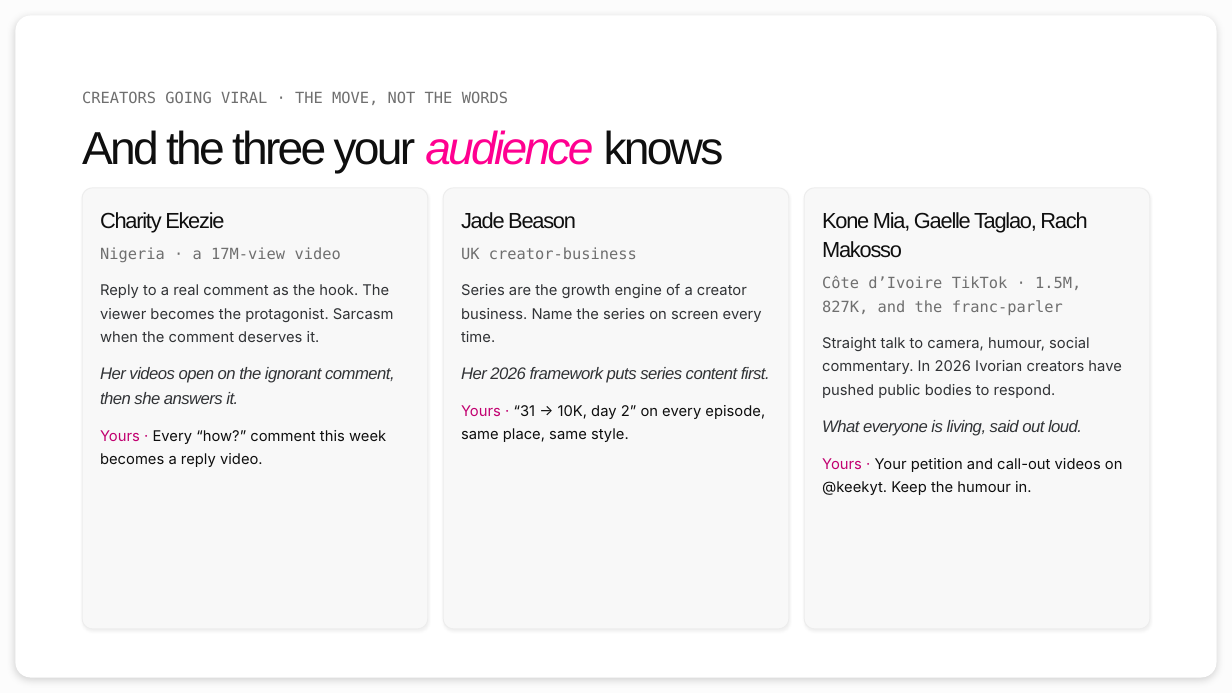
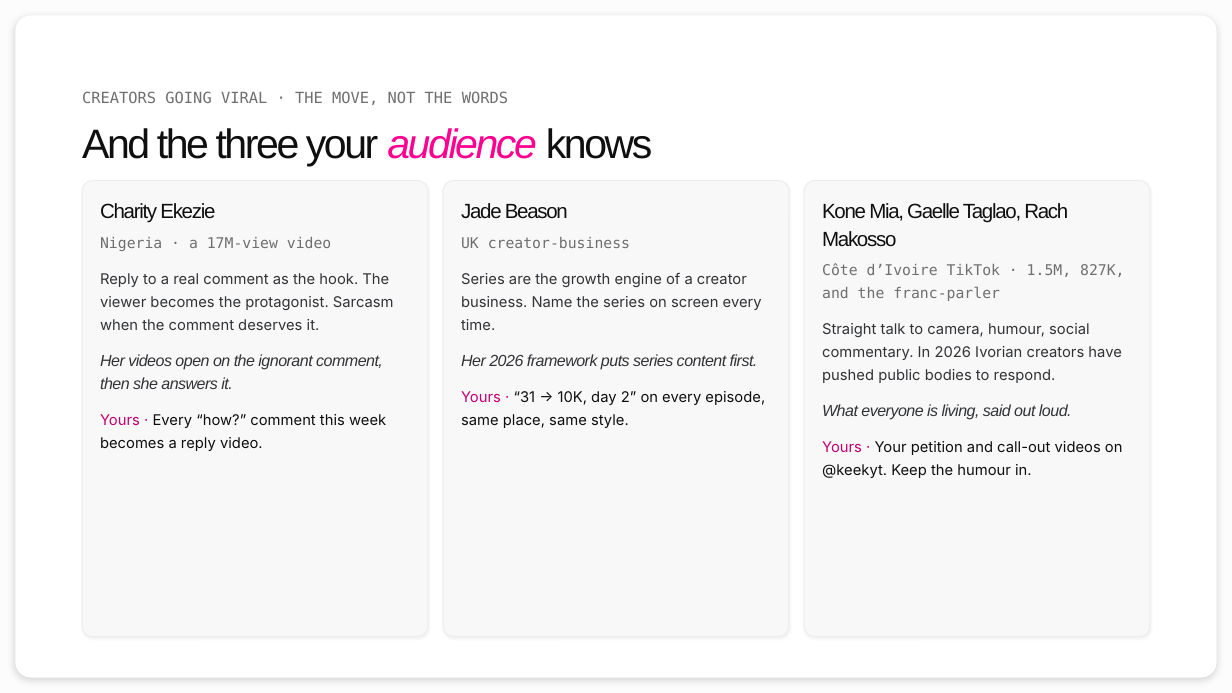
Before and after one commit to kreeative/kreeative-, a slide deck: slide 9 of content/2026-10/hook-deck.pptx. Drawn at 1232x693 pixels with LibreOffice and Linux fonts; fonts in the diff are those of the drawing. Boxes give left, top, right and bottom in pixels: in the first picture for what was removed or moved away, otherwise in the second. Text is boxed around its words. In the diff, an @@ line names an element or a change of style, - is before the commit and + after.

Commit message:
Hook deck: more room in the creator cards

```diff
--- a/content/2026-10/hook-deck.pptx
+++ b/content/2026-10/hook-deck.pptx
@@ text "And the three your audience ..." at <box>82,128,653,167</box>: size 36 to 32 pt, letter spacing -2.2 to -1.9 pt @@
@@ rounded rectangle: place and size @@
-rounded rectangle at <box>82,188,428,628</box>
+rounded rectangle at <box>82,181,428,637</box>
@@ text "Charity Ekezie": place and size @@
-text "Charity Ekezie" at <box>100,212,395,467</box>
+text "Charity Ekezie" at <box>100,203,394,451</box>
@@ text "Charity Ekezie" at <box>100,203,394,451</box>: size 17 to 16 pt in "Charity Ekezie"; size 12 to 11.5 pt in "Nigeria · a 17M-view video"; size 13 to 12.5 pt in "Her videos open on the ignorant comment, ..."; line spacing 1.32 to 1.3; line spacing 1.25 to 1.22 @@
@@ rounded rectangle: place and size @@
-rounded rectangle at <box>444,188,789,628</box>
+rounded rectangle at <box>444,181,789,637</box>
@@ text "Jade Beason": place and size @@
-text "Jade Beason" at <box>461,212,770,419</box>
+text "Jade Beason" at <box>461,203,765,405</box>
@@ text "Jade Beason" at <box>461,203,765,405</box>: size 17 to 16 pt in "Jade Beason"; size 12 to 11.5 pt in "UK creator-business"; size 13 to 12.5 pt in "Her 2026 framework puts series content first."; line spacing 1.32 to 1.3; line spacing 1.25 to 1.22 @@
@@ rounded rectangle: place and size @@
-rounded rectangle at <box>804,188,1150,628</box>
+rounded rectangle at <box>804,181,1150,637</box>
@@ text "Kone Mia, Gaelle Taglao, Rach ...": place and size @@
-text "Kone Mia, Gaelle Taglao, Rach ..." at <box>822,300,1123,495</box>
+text "Kone Mia, Gaelle Taglao, Rach ..." at <box>822,203,1124,478</box>
@@ text "Kone Mia, Gaelle Taglao, Rach ..." at <box>822,203,1124,478</box>: size 17 to 16 pt in "Kone Mia, Gaelle Taglao, Rach Makosso"; size 12 to 11.5 pt in "Côte d’Ivoire TikTok · 1.5M, 827K, and ..."; size 13 to 12.5 pt in "What everyone is living, said out loud."; line spacing 1.32 to 1.3; line spacing 1.25 to 1.22 @@
```
Also in this commit, not shown: 4 other slides changed.
